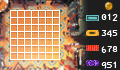
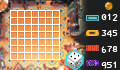
Layer changes from the first 120x70 image to the second:
added group "Dice Copy" with 4 layers above "Dice" over [65, 50, 84, 70]
added layer "4" (1st of 2, in "Dice Copy") in group "Dice Copy" over [65, 50, 84, 70]
renamed "直线 16 拷贝" to "stack", hid it over [65, 50, 84, 70]
renamed "组 4" to "board", showed the group it (3 layers) over [65, 50, 84, 70]
